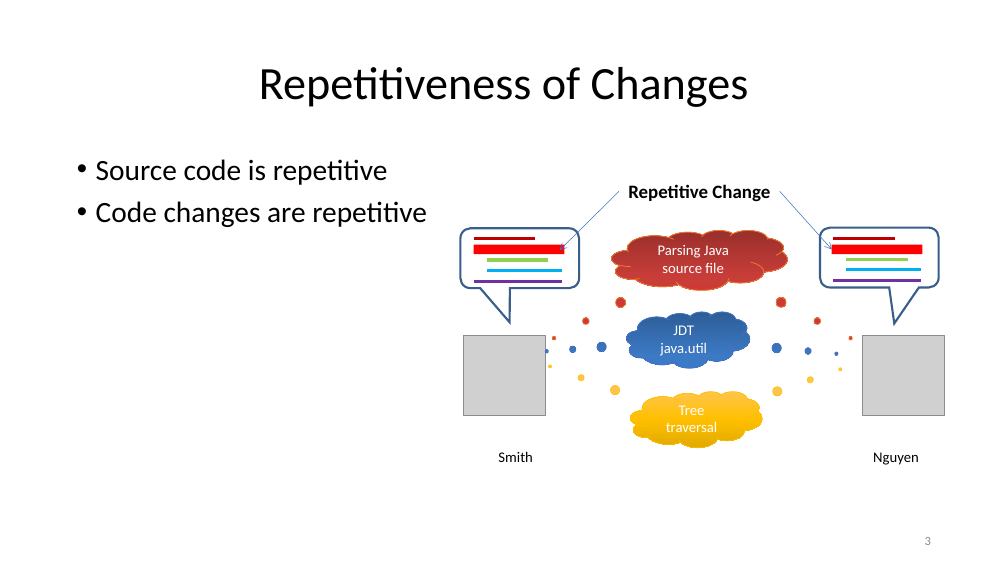
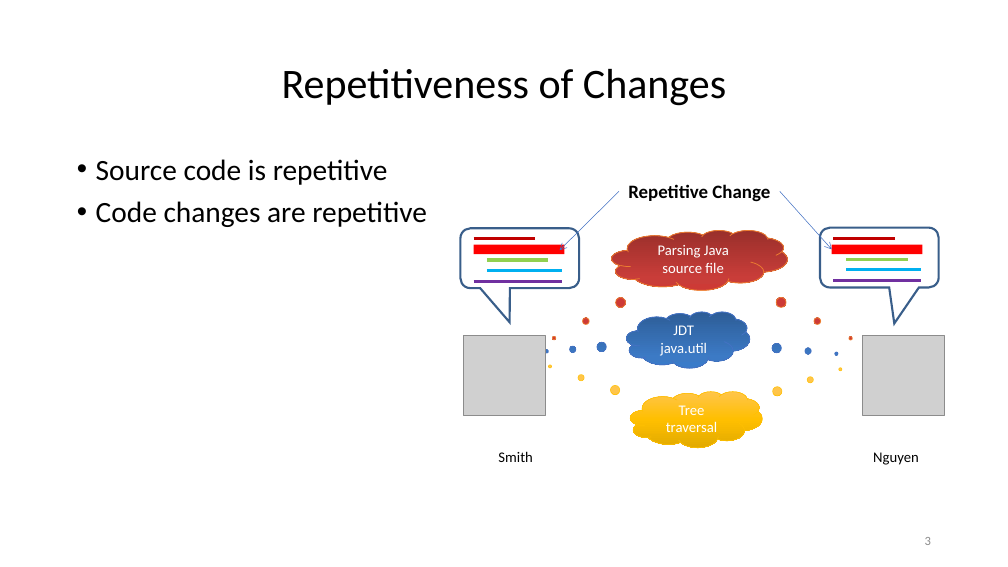
Before and after one commit to nguyenhoan/CPatMiner, a slide deck: slide 3 of CPatMiner_2.pptx. Drawn at 1008x567 pixels with LibreOffice and Linux fonts; fonts in the diff are those of the drawing; grey boxes stand for pictures. Boxes give left, top, right and bottom in pixels: in the first picture for what was removed or moved away, otherwise in the second. Text is boxed around its words. In the diff, an @@ line names an element or a change of style, - is before the commit and + after.

```diff
--- a/CPatMiner_2.pptx
+++ b/CPatMiner_2.pptx
@@ title "Repetitiveness of Changes" at (282,69,726,106): size 44 to 40 pt @@
```
Also in this commit, not shown: 5 other slides changed, 9 slides added.
